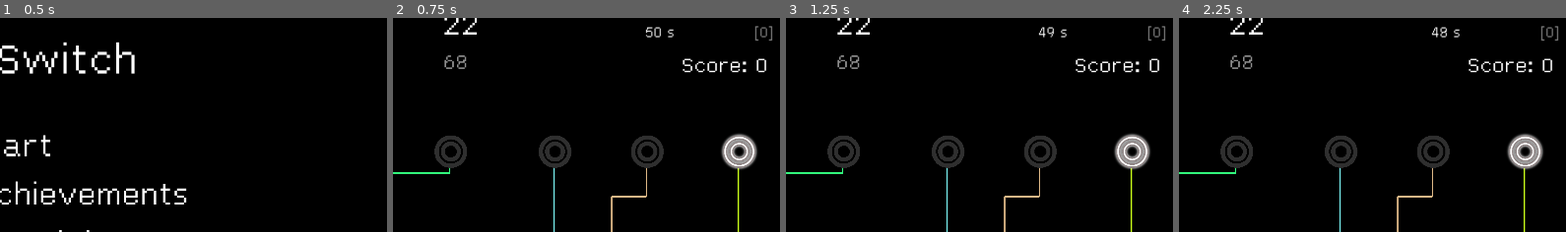
Above: before the commit, frames 1-4 (left to right).
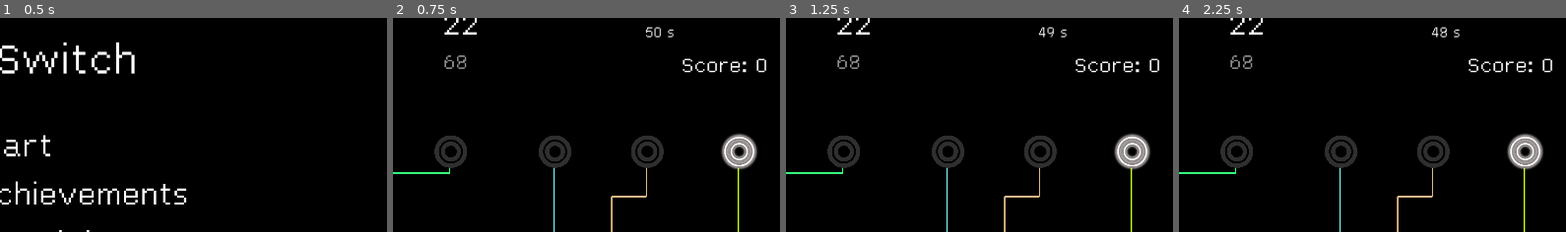
Above: after the commit, the same moments.

Repository: DragonCat4012/Switch
Game: Godot game, scene res://Scenes/menu.tscn
Same seed, same stepped clock (60 frames per second), same inputs: the game is played once before the commit and once after it.
Inputs (mouse positions are % of the whole screen's width and height, from its top left):
- Up to frame 1 (0.5 s): no input
- Up to frame 2 (0.75 s): tap Enter (ui_accept) at 0.5 s; move the mouse to (73, 45) at 0.52 s; hold Right (ui_right) from 0.53 s (still down); click (73, 45) at 0.67 s
- Up to frame 3 (1.25 s): keep holding Right (ui_right); tap Enter (ui_accept) at 0.77 s
- Up to frame 4 (2.25 s): move the mouse to (30, 55) at 1.27 s; release Right (ui_right) at 1.28 s; hold Down (ui_down) 1.28-2.03 s; click (30, 55) at 1.42 s; tap Enter (ui_accept) at 1.52, 2 s; move the mouse to (60, 27) at 2.02 s; hold Right (ui_right) from 2.03 s (still down); click (60, 27) at 2.17 s
The pictures show only the part of the screen within x 41-91%, y 8-58%; the shares and areas given below are measured in that part.

Frame 1 is identical in both runs. In frame 2, 0.1% of the frame differs, in the area x 93-98%, y 3-11%; in frame 3, 0.1%; in frame 4, 0.1%.

Commit message:
Add more achievemnts wip 2/2

Diff:
--- a/Scenes/Achievments.gd
+++ b/Scenes/Achievments.gd
@@ -32,11 +32,11 @@
 	if achievementHandler.allLightsOn:
 		a5.text = "Let there be light - turn on all lamps"
 
-	if achievementHandler.allLightsOn:
+	if achievementHandler.add_won10Games():
 		a6.text = "Solve 10 Maps"
-	if achievementHandler.scoreOver1000:
+	if achievementHandler.add_won100Games:
 		a7.text = "Solve 100 Maps"
-	if achievementHandler.allLightsOn:
+	if achievementHandler.lost10:
 		a8.text = "Loose 10 Times"
-	if achievementHandler.allLightsOn:
+	if achievementHandler.lost100:
 		a9.text = "Loose 100 Times"
--- a/Scenes/game.gd
+++ b/Scenes/game.gd
@@ -68,6 +68,7 @@
 func _on_timer_timeout():
 	timer.stop()
 	jsonHandler.saveScore(score)
+	jsonHandler.saveLostMap()
 	get_tree().change_scene_to_file("res://Scenes/GameOver.tscn")
 
 # Called every frame. 'delta' is the elapsed time since the previous frame.
@@ -195,6 +196,8 @@
 		lamp1.toggleStatus()
 	elif x == goalNumber:
 		score += int(timer.time_left)
+		jsonHandler.saveWonMap()
+
 		timerIteration += 1
 		if timerIteration == 40:
 			timerTime -= 10
--- a/Scenes/game.tscn
+++ b/Scenes/game.tscn
@@ -235,6 +235,7 @@
 text = "uwu"
 
 [node name="MapLabel" type="Label" parent="CenterContainer3/HBoxContainer"]
+visible = false
 layout_mode = 2
 theme_override_colors/font_color = Color(0.564706, 0.564706, 0.564706, 1)
 theme_override_fonts/font = ExtResource("2_q8ujg")
--- a/Util/AchievementHandler.gd
+++ b/Util/AchievementHandler.gd
@@ -6,7 +6,11 @@
 		"scoreOver50": false,
 		"scoreOver100": false,
 		"scoreOver1000": false,
-		"allLightsOn": false
+		"allLightsOn": false,
+		"won10": false,
+		"won100": false,
+		"lost10": false,
+		"lost100": false
 	}
 
 	func _init():
@@ -53,6 +57,23 @@
 	var allLightsOn: bool:
 		get:
 			return stats["allLightsOn"]
+
+	var won10: bool:
+		get:
+			return stats["won10"]
+
+	var won100: bool:
+		get:
+			return stats["won100"]
+
+	var lost10: bool:
+		get:
+			return stats["lost10"]
+
+	var lost100: bool:
+		get:
+			return stats["lost100"]
+
 	# Update properties
 	func add_found128():
 		_updateKey("found128")
@@ -69,6 +90,18 @@
 	func add_allLightsOn():
 		_updateKey("allLightsOn")
 
+	func add_won10Games():
+		_updateKey("won10")
+
+	func add_won100Games():
+		_updateKey("won100")
+
+	func add_lost10Games():
+		_updateKey("lost10")
+
+	func add_lost100Games():
+		_updateKey("lost100")
+
 	func _updateKey(key: String, value: bool = true):
 		if stats[key] == true:
 			return
--- a/Util/JSON.gd
+++ b/Util/JSON.gd
@@ -6,7 +6,9 @@
 	var currentData = {
 		"isEndianSwitchingEnabled": true,
 		"score": 0,
-		"highScore": 0
+		"highScore": 0,
+		"mapsWon": 0,
+		"mapsLost": 0
 	}
 
 	func _init():
@@ -16,16 +18,11 @@
 		loadGame()
 
 	func saveGame():
-		var saveDict = {
-			"isEndianSwitchingEnabled": true,
-			"score": 0,
-			"highScore": 0
-		}
+		var saveDict = {}
 		var file = FileAccess.open(File_name, FileAccess.WRITE)
 
-		saveDict["isEndianSwitchingEnabled"] = currentData["isEndianSwitchingEnabled"]
-		saveDict["score"] = currentData["score"]
-		saveDict["highScore"] = currentData["highScore"]
+		for key in currentData.keys():
+			saveDict[key] = currentData[key]
 
 		print("save")
 		print(saveDict)
@@ -35,15 +32,17 @@
 
 	func loadGame():
 		if FileAccess.file_exists((File_name)):
-			print("Load File Save")
+
 			var file = FileAccess.open(File_name, FileAccess.READ)
 			var dict = JSON.parse_string(file.get_as_text())
+			print("Load File Save")
 			print(dict)
-			currentData["isEndianSwitchingEnabled"] = dict["isEndianSwitchingEnabled"]
-			currentData["score"] = dict["score"]
-			currentData["highScore"] = dict["highScore"]
+
+			for key in currentData.keys():
+				if key in dict.keys():
+					currentData[key] = dict[key]
 		else:
-			print("File doesnt exist")
+			print("Save File doesnt exist")
 
 	# Getter
 	var endian: bool:
@@ -69,6 +68,23 @@
 			achievementHandler.add_scoreOver100()
 		if score > 1000:
 			achievementHandler.add_scoreOver1000()
+
+		saveGame()
+
+	func saveWonMap():
+		currentData["mapsWon"] = currentData["mapsWon"] + 1
+		if currentData["mapsWon"] > 100:
+			achievementHandler.add_won100Games()
+		elif currentData["mapsWon"] > 10:
+			achievementHandler.add_won10Games()
+		saveGame()
+
+	func saveLostMap():
+		currentData["mapsLost"] = currentData["mapsLost"] + 1
+		if currentData["mapsLost"] > 100:
+			achievementHandler.add_lost100Games()
+		elif currentData["mapsLost"] > 10:
+			achievementHandler.add_lost10Games()
 		saveGame()
 
 	func updatEndian(status: bool):
